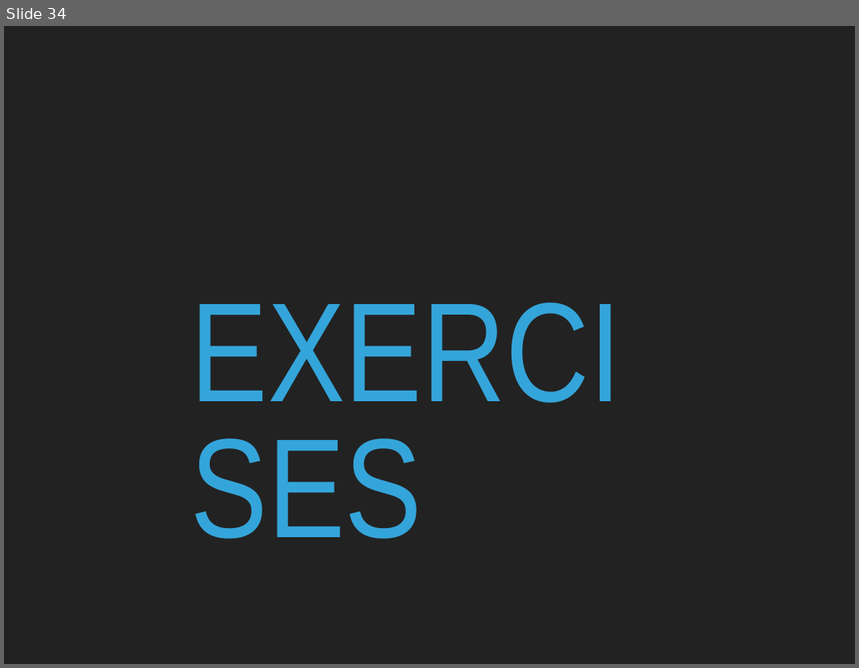
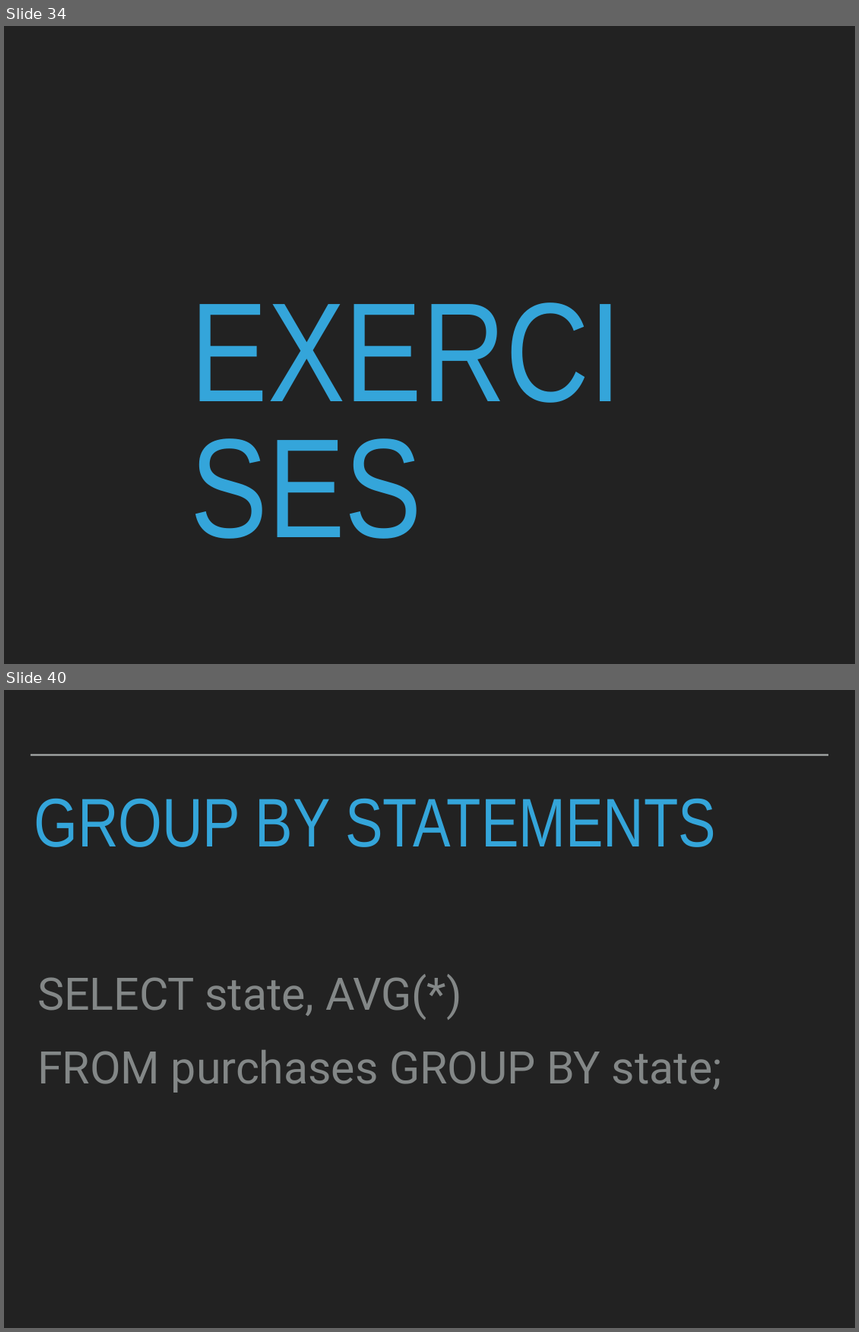
Before and after one commit to robcarrington/sqlbootcamp, a slide deck: Slides/Session2.pptx. Shown one above the other, each under a label of ours: slide 34 before the commit, slides 34 and 40 after it; the slides between them are not shown. The pictures are 859x668 and 859x1332 pixels, drawn with LibreOffice and Linux fonts; fonts in the diff are those of the drawing. Boxes give left, top, right and bottom in pixels: in the first picture for what was removed or moved away, otherwise in the second. Text is boxed around its words. In the diff, an @@ line names an element or a change of style, - is before the commit and + after.

Commit message:
Added groupby slides back in

```diff
--- a/Slides/Session2.pptx
+++ b/Slides/Session2.pptx
@@ slide 40 added at box(4, 690, 855, 1328), background #222222 @@
@@ line added from (31, 755) to (829, 755), #A6AAA9 2 pt @@
@@ title added at box(34, 798, 716, 847), 82.8 pt, text #34A5DA @@
+GROUP BY STATEMENTS
@@ text added at box(37, 974, 722, 1093), 54 pt, text #838787 @@
+SELECT state, AVG(*)
+FROM purchases GROUP BY state;
```
Also in this commit, not shown: 7 other slides added, 1 other file.
